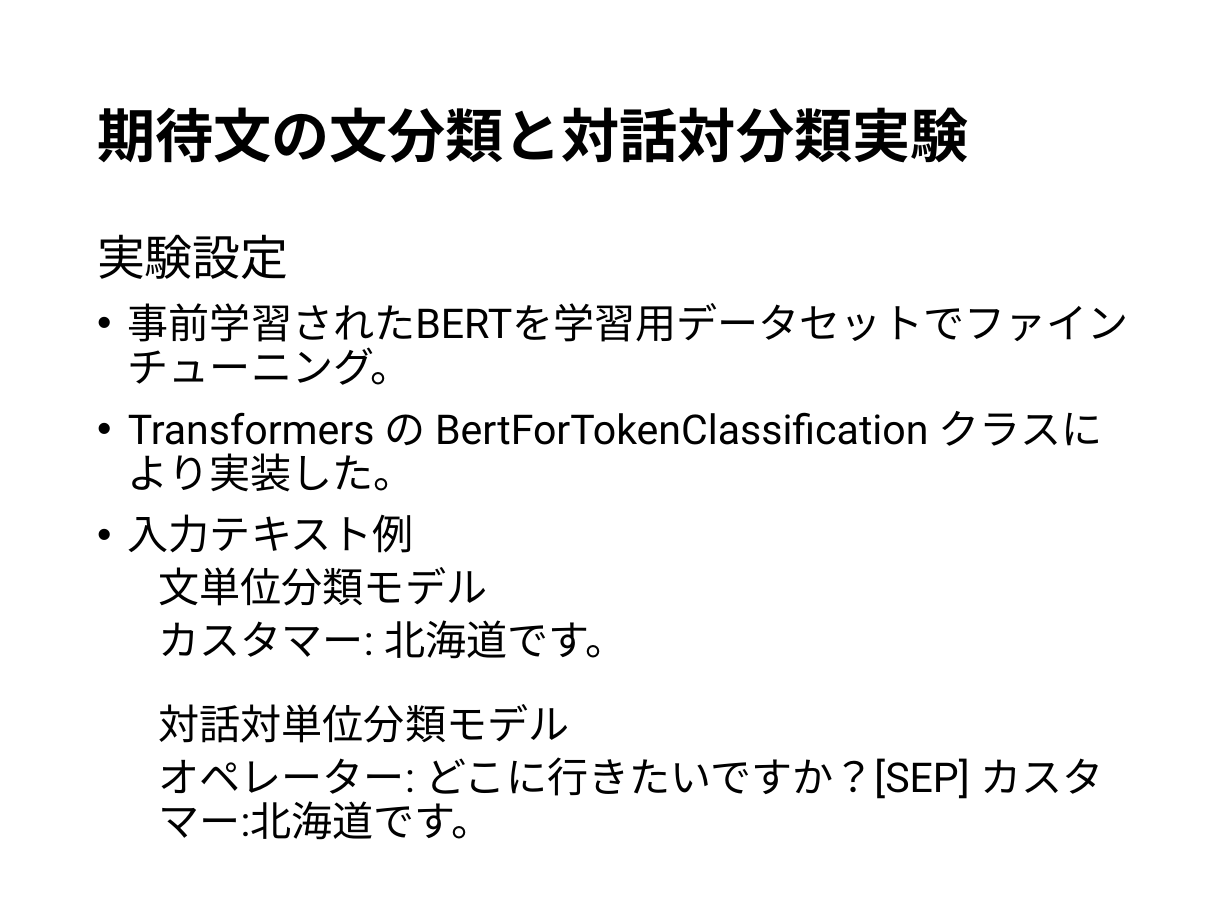
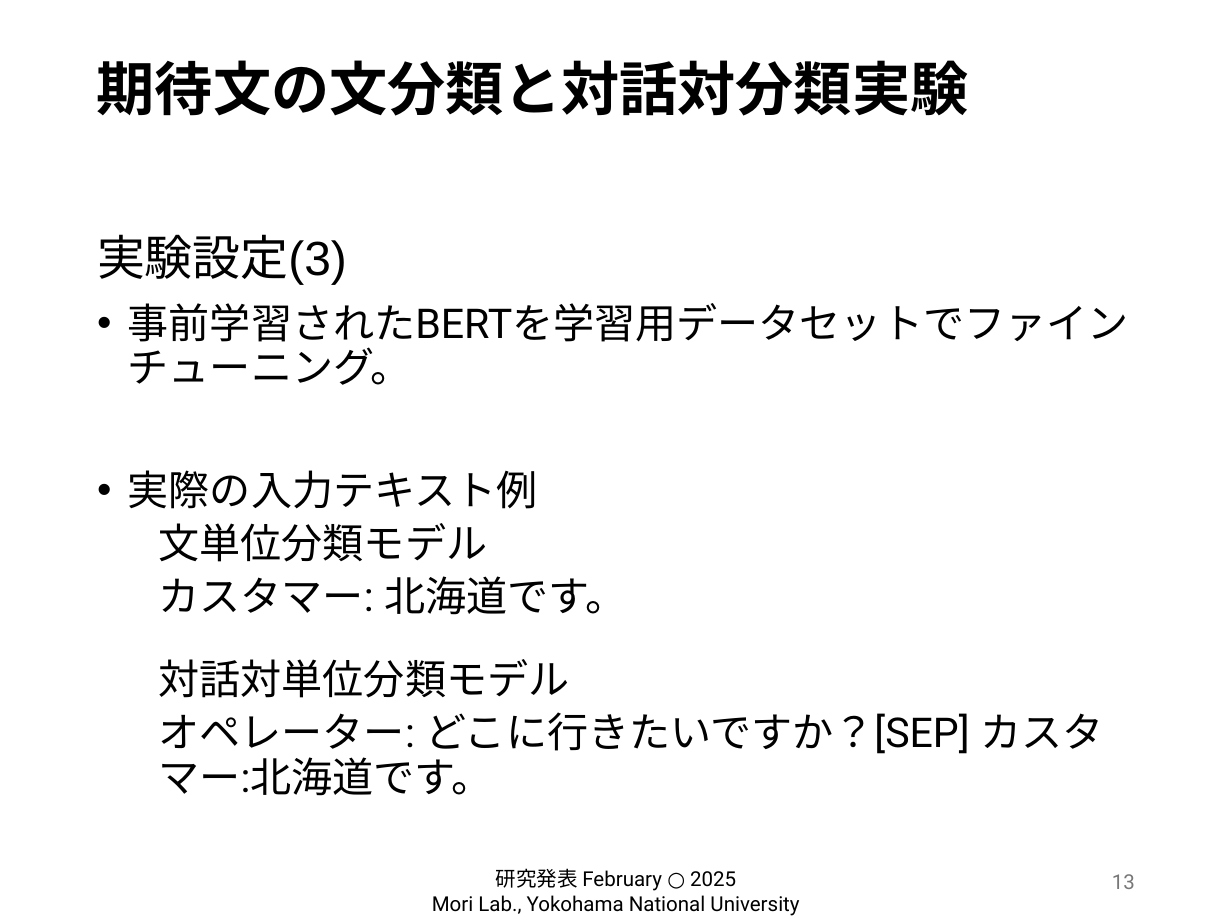
Before and after one commit to hiiragi-moon/graduation-research, a slide deck: slide 13 of 卒研発表.pptx. Drawn at 1232x924 pixels with LibreOffice and Linux fonts; fonts in the diff are those of the drawing; background and template pictures are left out. Boxes give left, top, right and bottom in pixels: in the first picture for what was removed or moved away, otherwise in the second. Text is boxed around its words. In the diff, an @@ line names an element or a change of style, - is before the commit and + after.

```diff
--- a/卒研発表.pptx
+++ b/卒研発表.pptx
@@ title "期待文の文分類と対話対分類実験": place and size @@
-title "期待文の文分類と対話対分類実験" at [97,107,969,163]
+title "期待文の文分類と対話対分類実験" at [97,60,969,116]
@@ text at [97,234,347,285]: text changed @@
-実験設定
+実験設定(3)
@@ text at [128,470,537,509]: text changed @@
-• Transformers の BertForTokenClassification クラスにより実装した。
-• 入力テキスト例
+• 実際の入力テキスト例
@@ text added at [432,868,799,916], 12 pt, text #000000 @@
+研究発表 February ○ 2025
+Mori Lab., Yokohama National University
@@ page number added at [1112,874,1135,889], 12 pt, text #797979 @@
+13
```
Also in this commit, not shown: 21 other slides changed, 1 slide added, 1 slide removed, 42 other files.
